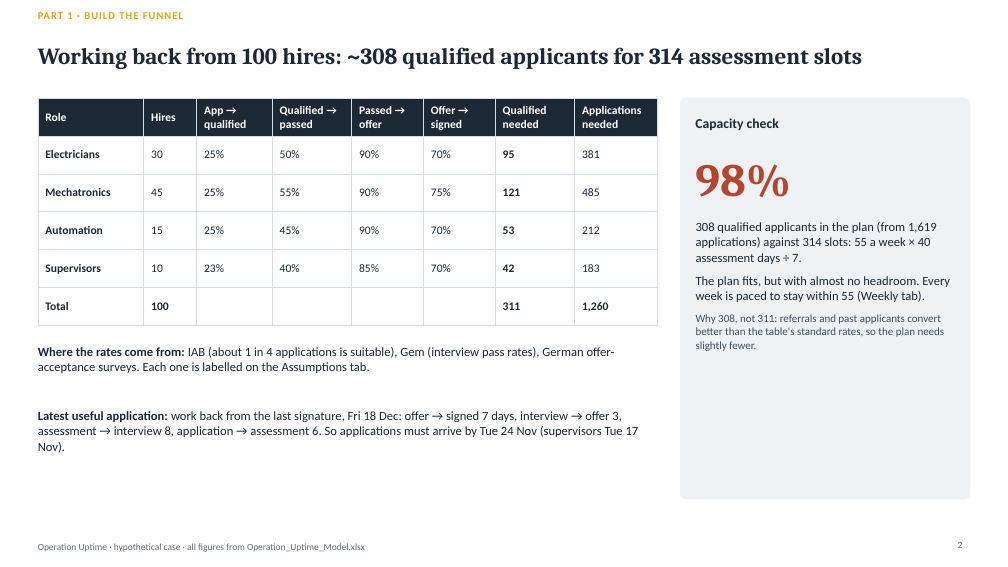
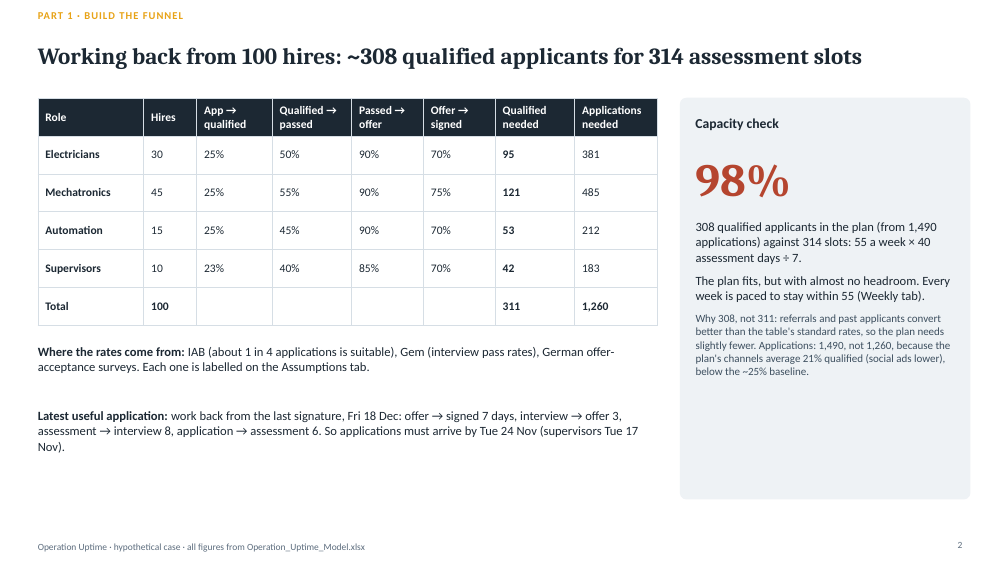
Before and after one commit to Anurag160596/haystack, a slide deck: slide 2 of operation_uptime/Operation_Uptime_Deck.pptx. Drawn at 1008x567 pixels with LibreOffice and Linux fonts; fonts in the diff are those of the drawing. Boxes give left, top, right and bottom in pixels: in the first picture for what was removed or moved away, otherwise in the second. Text is boxed around its words. In the diff, an @@ line names an element or a change of style, - is before the commit and + after.

```diff
--- a/operation_uptime/Operation_Uptime_Deck.pptx
+++ b/operation_uptime/Operation_Uptime_Deck.pptx
@@ text at (696, 222, 937, 264): text changed @@
-308 qualified applicants in the plan (from 1,619 applications) against 314 slots: 55 a week × 40 assessment days ÷ 7.
+308 qualified applicants in the plan (from 1,490 applications) against 314 slots: 55 a week × 40 assessment days ÷ 7.
@@ text at (696, 314, 951, 375): text changed @@
-Why 308, not 311: referrals and past applicants convert better than the table's standard rates, so the plan needs slightly fewer.
+Why 308, not 311: referrals and past applicants convert better than the table's standard rates, so the plan needs slightly fewer. Applications: 1,490, not 1,260, because the plan's channels average 21% qualified (social ads lower), below the ~25% baseline.
```
Also in this commit, not shown: 7 other slides changed, 6 other files.
